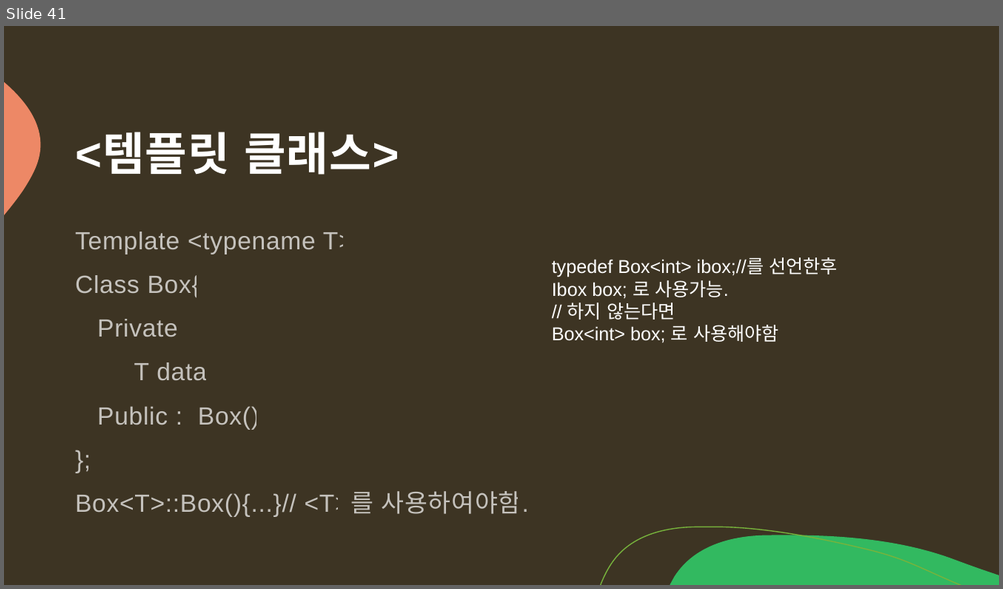
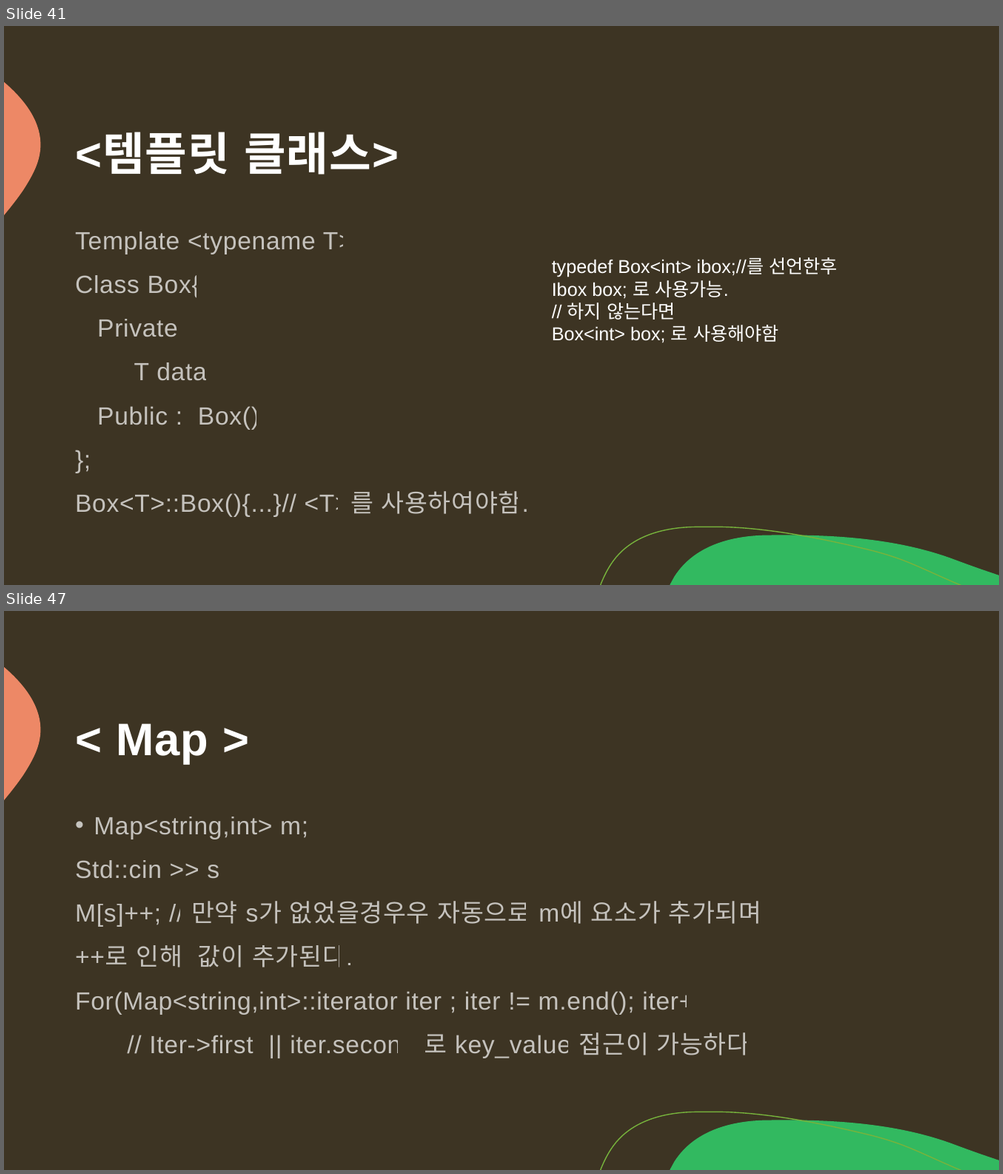
Before and after one commit to arkchimy/_Algorithm, a slide deck: 전공지식/C언어의 기초/C언어 기초지식.pptx. Shown one above the other, each under a label of ours: slide 41 before the commit, slides 41 and 47 after it; the slides between them are not shown. The pictures are 1003x589 and 1003x1174 pixels, drawn with LibreOffice and Linux fonts; fonts in the diff are those of the drawing. Boxes give left, top, right and bottom in pixels: in the first picture for what was removed or moved away, otherwise in the second. Text is boxed around its words. In the diff, an @@ line names an element or a change of style, - is before the commit and + after.

Commit message:
[c++ 지식 ] 순차,연관 컨테이너 & iterator

```diff
--- a/전공지식/C언어의 기초/C언어 기초지식.pptx
+++ b/전공지식/C언어의 기초/C언어 기초지식.pptx
@@ slide 47 added at (4, 611, 999, 1170), background #3D3423; not listed: 3 template elements that a slide beside it also shows @@
@@ title added at (116, 723, 208, 764), 44 pt, text #FFFFFF, bold @@
+< Map >
@@ text added at (75, 817, 762, 1059), 24 pt, text #FFFFFF at 70% opacity @@
+• Map<string,int> m;
+Std::cin >> s ;
+M[s]++; // 만약 s가 없었을경우우 자동으로 m에 요소가 추가되며
+++로 인해 값이 추가된다.
+For(Map<string,int>::iterator iter ; iter != m.end(); iter++)
+// Iter->first || iter.second 로 key_value 접근이 가능하다
```
Also in this commit, not shown: 6 other slides added.
